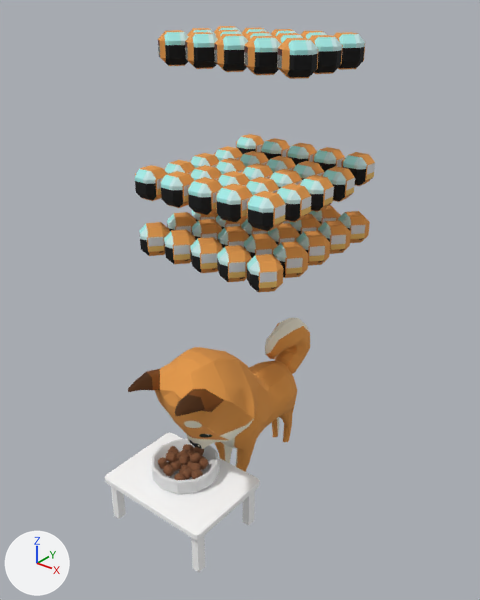
The OBJ model ChiBaApp/app/src/main/assets/models/fullBowl/fullBowl_frame20.obj as it was, and as the next commit left it.
Both versions are drawn from a camera (50 mm lens) standing at (13.16, -17.39, 16.0) and looking at (0.23, -1.22, 5.97). The lights are fixed; the arrows at lower left show +X, +Y and +Z. Where no turn or scale is listed for an object, it has been applied to the vertices. Vertices at the same position are counted once.

The older version as bpy lines, for what is in view:
```python
me_fullbowl_frame20 = bpy.data.meshes.new('fullBowl_frame20')
me_fullbowl_frame20.from_pydata(...)  # 4000 vertices, 4863 faces; spans x -2.9..2.8, y -5.9..3.5, z -1.9..14.5
# faces by material slot: [1942, 1216, 319, 1386]
me_fullbowl_frame20.materials.append(mat_fressnapffull_phong2sg)  # picture img_chibaalltextures_jpg
me_fullbowl_frame20.materials.append(mat_newrigging1_lambert2sg)  # picture img_chibaalltextures_jpg
me_fullbowl_frame20.materials.append(mat_tisch_aistandard1sg)  # white #ffffff
me_fullbowl_frame20.materials.append(mat_initialshadinggroup)  # picture img_chibaalltextures_jpg
ob_fullbowl_frame20 = bpy.data.objects.new('fullBowl_frame20', me_fullbowl_frame20)
ob_fullbowl_frame20.location = (0.0, 0.0, 0.0)
```
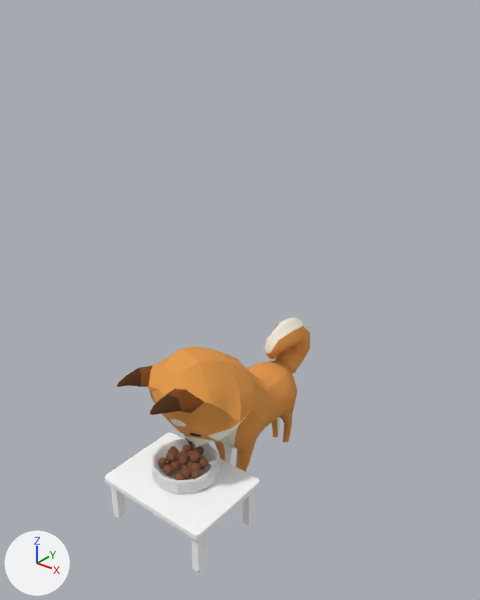
Edits to the bpy script that builds the scene:
```text
Change me_fullbowl_frame20:
    used by ob_fullbowl_frame20; location = (0.0, 0.0, 0.0)
    remove me_fullbowl_frame20.from_pydata(...)  # 4000 vertices, 4863 faces; spans x -2.9..2.8, y -5.9..3.5, z -1.9..14.5
    add me_fullbowl_frame20.from_pydata(...)  # 2440 vertices, 3173 faces; spans x -2.3..2.3, y -5.9..3.5, z -1.9..4.5
    me_fullbowl_frame20 part 1: 65 loose pieces with 1560 vertices, spanning x -2.9..2.8, y -3.2..3.2, z 7.5..14.5, are deleted
    me_fullbowl_frame20 part 2
    8 vertices are removed from x -1.2..0.6, y -4.1..-3.1, z 3.8..4.6
    31 faces are deleted
    8 vertices in x 0.4..1.1, y -2.3..-0.7, z 2.1..3.4 move by (0.0, -0.1, 0.0)
    6 vertices in x -1.2..-0.9, y -5.4..-4.9, z 3.8..4.0 move by (-0.8, 0.2, -0.2)
    6 vertices in x 0.8..1.1, y -5.3..-5.1, z 3.8..3.9 move by (-0.9, -0.2, -0.2)
    5 vertices in x -1.3..-0.9, y -2.2..-1.1, z 2.0..3.1 move by (0.0, 0.1, 0.0)
    5 vertices in x -0.6..-0.1, y -4.6..-4.5, z 2.9..3.7 move by (-0.7, 0.1, -0.2)
    5 vertices in x -1.2..-0.7, y -5.1..-4.4, z 3.7..4.1 move by (-0.7, 0.2, -0.2)
    138 vertices move from x -1.9..2.0, y -5.4..-0.7, z 0.9..4.5 to x -2.1..1.7, y -5.7..-0.7, z 0.8..4.5
    8 vertices are added at x -1.6..0.2, y -4.2..-3.2, z 3.6..4.5
    31 new faces join them, mat_newrigging1_lambert2sg (picture img_chibaalltextures_jpg)
```

Pixel boxes [x1, y1, x2, y2] of what changed, in the pictures (480 x 600 px; the box of a moved part takes in the faces that stretch with it):
'fullBowl_frame20', reshaped (24% narrower, 53% shorter): before [105, 26, 375, 572]; after [105, 318, 310, 572]
part 1 of me_fullbowl_frame20, deleted: before [135, 26, 375, 292]
part 2 of me_fullbowl_frame20, moved or reshaped: before [128, 347, 262, 449]; after [117, 346, 262, 447]
